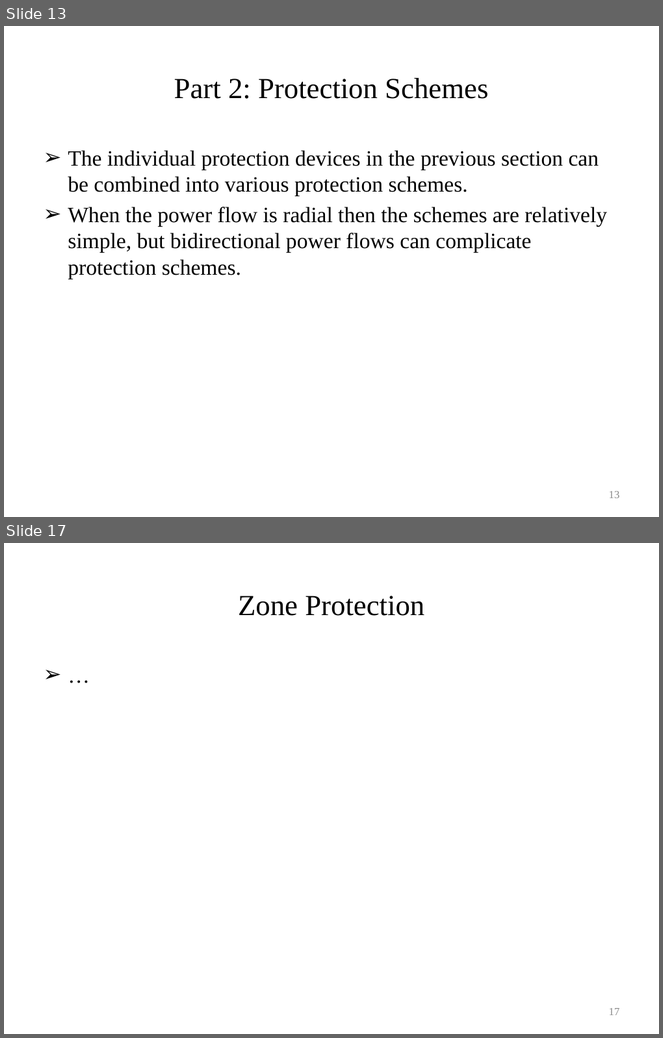
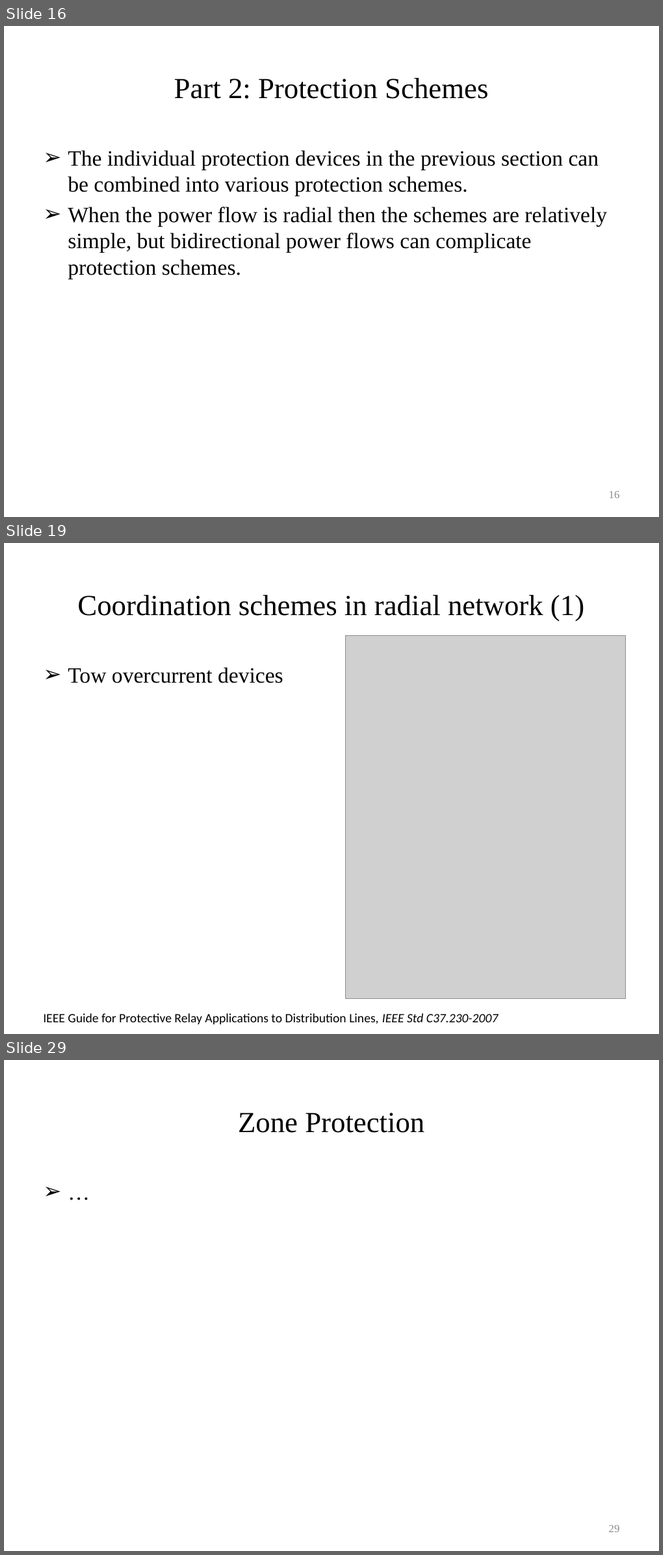
Before and after one commit to gridlab-d/course, a slide deck: University of Washington Class/Module 9 - Automated switching and reconfiguration.pptx. Shown one above the other, each under a label of ours: slides 13 and 17 before the commit, slides 16, 19 and 29 after it; the slides between them are not shown. The pictures are 663x1038 and 663x1555 pixels, drawn with LibreOffice and Linux fonts; fonts in the diff are those of the drawing; grey boxes stand for pictures. Boxes give left, top, right and bottom in pixels: in the first picture for what was removed or moved away, otherwise in the second. Text is boxed around its words. In the diff, an @@ line names an element or a change of style, - is before the commit and + after.

```diff
--- a/University of Washington Class/Module 9 - Automated switching and reconfiguration.pptx
+++ b/University of Washington Class/Module 9 - Automated switching and reconfiguration.pptx
@@ slide 19 added at <box>4,543,659,1034</box>, background #FFFFFF @@
@@ title added at <box>77,595,584,621</box>, 32 pt, text #000000 @@
+Coordination schemes in radial network (1)
@@ picture added at <box>345,636,626,999</box> @@
@@ text added at <box>68,667,284,683</box>, 24 pt, text #000000 @@
+➢ Tow overcurrent devices
@@ text added at <box>43,1014,499,1025</box>, 14 pt, text #000000 @@
+IEEE Guide for Protective Relay Applications to Distribution Lines, IEEE Std C37.230-2007
@@ what was slide 13 is now slide 16 @@
@@ page number at <box>609,491,620,499</box>: text changed @@
-13
+16
@@ what was slide 17 is now slide 29 @@
@@ page number at <box>609,1525,620,1533</box>: text changed @@
-17
+29
```
Also in this commit, not shown: 4 slides changed, 18 other slides added.
